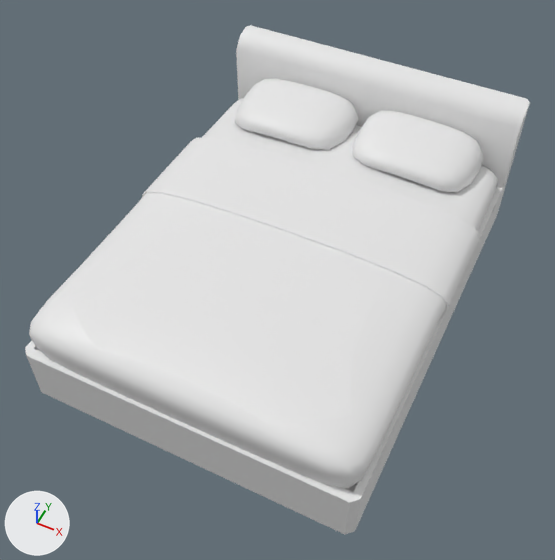
Renders of the Blender file Modelos/Blends/Cama.blend from each side of a commit.
Rendered twice from a camera (50 mm lens) standing at (5.72, -11.89, 15.57) and looking at (0.0, -0.46, 1.28). The lights are fixed; the arrows at lower left show +X, +Y and +Z.

Script lines for the objects in view, before the commit:
```python
me_cube_001 = bpy.data.meshes.new('Cube.001')
me_cube_001.from_pydata(...)  # 2010 vertices, 2008 faces; spans x -4.16..4.16, y -5.18..5.07, z 1.13..2.64
me_cube_001.polygons.foreach_set('use_smooth', [True] * 2008)
me_cube_002 = bpy.data.meshes.new('Cube.002')
me_cube_002.from_pydata(...)  # 40 vertices, 32 faces; spans x -4.11..4.11, y -5.21..6.03, z 0.02..3.96
me_cube_002.polygons.foreach_set('use_smooth', [True] * 32)
me_cube_003 = bpy.data.meshes.new('Cube.003')
me_cube_003.from_pydata(...)  # 500 vertices, 496 faces; spans x -3.5..3.47, y 3.11..5.09, z 2.35..3.12
me_cube_003.polygons.foreach_set('use_smooth', [True] * 496)
ob_colchao = bpy.data.objects.new('Colchao', me_cube_001)
ob_colchao.location = (0.0, 0.0, 0.0)
ob_cube = bpy.data.objects.new('Cube', me_cube_002)
ob_cube.location = (0.0, 0.0, 0.0)
ob_cube_001 = bpy.data.objects.new('Cube.001', me_cube_003)
ob_cube_001.location = (0.0, 0.0, 0.0)
```
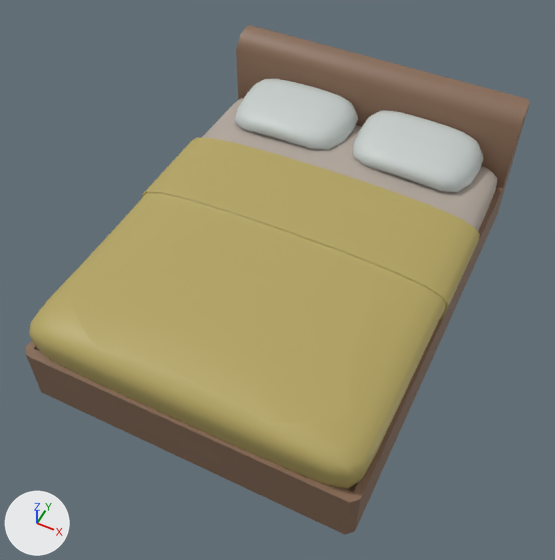
Changed parts and their boxes [x1, y1, x2, y2] in the pictures (555 x 560 px):
'Cube', recoloured (white to brown)
    both: [25, 25, 530, 535]
part 1 of me_cube_001, recoloured (white to yellow)
    both: [29, 138, 480, 489]
part 2 of me_cube_001, recoloured (white to grey)
    both: [201, 98, 497, 231]

Edits to the bpy script that builds the scene:
```text
Add mat_marrom_claro:
    mat_marrom_claro = principled_material('Marrom claro')
    mat_marrom_claro.base_color = (0.241, 0.142, 0.0887)  # brown #876954
Add mat_material:
    mat_material = principled_material('Material')
    mat_material.base_color = (0.454, 0.396, 0.345)  # grey #b4a99f
Add mat_amarelo:
    mat_amarelo = principled_material('Amarelo')
    mat_amarelo.base_color = (0.463, 0.381, 0.122)  # yellow #b5a662
Change me_cube_001:
    where me_cube_001.from_pydata(...)  # 2010 vertices, 2008 faces; spans x -4.16..4.16, y -5.18..5.07, z 1.13..2.64
    used by ob_colchao; location = (0.0, 0.0, 0.0)
    me_cube_001 part 1: all 1614 faces centred in x -4.15..4.15, y -5.17..2.47, z 1.13..2.63 switch from no material to mat_amarelo (yellow #b5a662)
    me_cube_001 part 2: all 394 faces centred in x -4.05..4.05, y 2.48..5.07, z 1.16..2.54 switch from no material to mat_material (grey #b4a99f)
Change me_cube_002:
    where me_cube_002.from_pydata(...)  # 40 vertices, 32 faces; spans x -4.11..4.11, y -5.21..6.03, z 0.02..3.96
    add me_cube_002.materials.append(mat_marrom_claro)  # brown #876954
```
